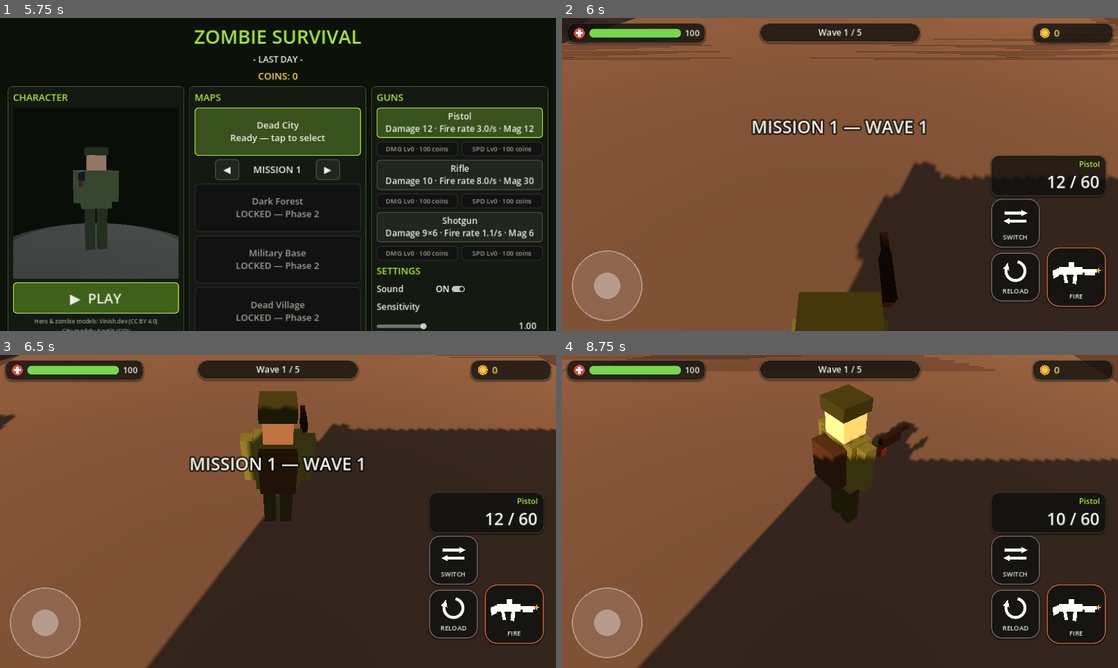
Above: before the commit, frames 1-4 (two rows, left to right).
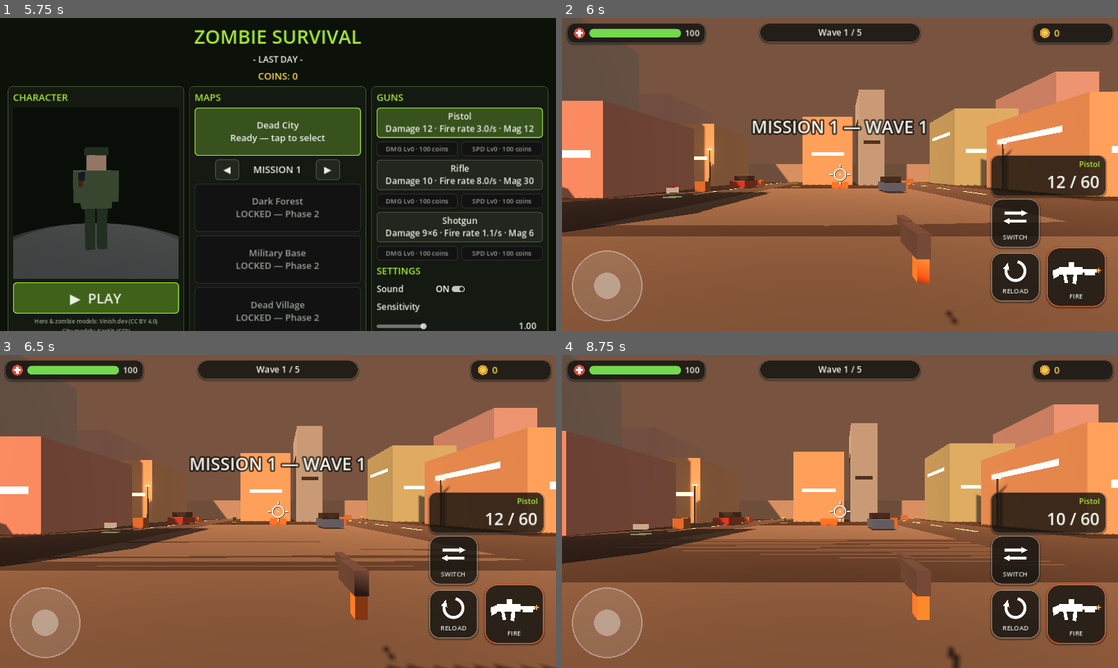
Above: after the commit, the same moments.

Repository: yousafj-dev/zombie-survival-game
Game: Godot game, scene res://scenes/title_screen.tscn
The game is run twice, just before and just after one commit, with the same random seed, the same clock (stepped at 60 frames per second) and the same inputs.
Inputs (mouse positions are in pixels of both pictures, inside the frame that each line leads up to):
- Up to frame 1 (5.75 s): move the mouse to (400, 158) at 0.52 s; hold Right 0.53-1.25 s; hold R 0.53-1.25 s; click (400, 158) at 0.67 s; tap Space at 0.77, 2.75, 3.77, 4.25 s; drag from (166, 190) to (250, 237) at 1.27 s; tap Enter at 2, 3.5, 5 s; move the mouse to (333, 105) at 2.02 s; hold Right 2.03-2.75 s; hold R 2.03-2.75 s; click (333, 105) at 2.17 s; drag from (250, 237) to (111, 127) at 2.77 s; move the mouse to (444, 221) at 3.52 s; hold Left 3.53-4.25 s; hold R 3.53-4.25 s; click (444, 221) at 3.67 s; drag from (111, 127) to (194, 96) at 4.27 s; move the mouse to (305, 174) at 5.02 s; hold Down from 5.03 s (still down); hold R from 5.03 s (still down); click (305, 174) at 5.17 s
- Up to frame 2 (6 s): release Down at 5.75 s; release R at 5.75 s; click "▶ PLAY" at 5.75 s
- Up to frame 3 (6.5 s): no input
- Up to frame 4 (8.75 s): click "RELOAD" at 6.5 s; click "FIRE" at 7.25 s; tap Space at 8 s; drag from (606, 624) to (728, 527) at 8.02 s

Frame 1 is identical in both runs. In frame 2, 50% of the frame differs, in the area x 0-100%, y 0-100%; in frame 3, 60%; in frame 4, 62%.

Commit message:
First-person conversion: eye-level camera, gun viewmodel, touch look, crosshair + aim assist

Diff:
--- a/scenes/player.tscn
+++ b/scenes/player.tscn
@@ -200,9 +200,8 @@
 transform = Transform3D(1, 0, 0, 0, 1, 0, 0, 0, 1, 0.3, 1.4, -0.6)
 
 [node name="CameraPivot" type="Node3D" parent="."]
-top_level = true
+transform = Transform3D(1, 0, 0, 0, 1, 0, 0, 0, 1, 0, 1.62, 0)
 
 [node name="Camera3D" type="Camera3D" parent="CameraPivot"]
-transform = Transform3D(1, 0, 0, 0, 0.629, 0.777, 0, -0.777, 0.629, 0, 2.9, 2.25)
 current = true
-fov = 65.0
+fov = 70.0
--- a/scripts/hud.gd
+++ b/scripts/hud.gd
@@ -21,6 +21,8 @@
 @onready var _switch_button: Button = $SwitchButton
 
 var _player: Node
+var _look_touch: int = -1 # touch index currently driving the view
+var _look_mouse: bool = false # mouse drag currently driving the view
 var _result_backdrop: ColorRect
 var _result_panel: CenterContainer
 var _result_title: Label
@@ -147,6 +149,27 @@
 		draw_rect(Rect2(c - Vector2(0.09, 0.27) * s, Vector2(0.18, 0.54) * s), col)
 		draw_rect(Rect2(c - Vector2(0.27, 0.09) * s, Vector2(0.54, 0.18) * s), col)
 
+## Centre-screen crosshair for first-person aiming: a dot, a ring and
+## four ticks, drawn twice (dark shadow pass, then white) so it reads
+## over bright streets and dark corners alike.
+class CrosshairPainter extends Control:
+	func _init() -> void:
+		mouse_filter = Control.MOUSE_FILTER_IGNORE
+
+	func _draw() -> void:
+		var c := size * 0.5
+		for pass_i in 2:
+			var col := Color(0, 0, 0, 0.55) if pass_i == 0 else Color(1, 1, 1, 0.92)
+			var off := Vector2(1, 1) if pass_i == 0 else Vector2.ZERO
+			var w := 3.0 if pass_i == 0 else 2.0
+			draw_arc(c + off, 13.0, 0.0, TAU, 40, col, w, true)
+			# Four ticks, just outside the ring.
+			draw_line(c + off + Vector2(0, -23), c + off + Vector2(0, -16.5), col, w, true)
+			draw_line(c + off + Vector2(0, 16.5), c + off + Vector2(0, 23), col, w, true)
+			draw_line(c + off + Vector2(-23, 0), c + off + Vector2(-16.5, 0), col, w, true)
+			draw_line(c + off + Vector2(16.5, 0), c + off + Vector2(23, 0), col, w, true)
+		draw_circle(c, 2.4, Color(1, 1, 1, 0.95))
+
 # --- lifecycle ---------------------------------------------------------------
 
 func _ready() -> void:
@@ -175,6 +198,47 @@
 	_fire_button.button_up.connect(func() -> void: _player.set_firing(false))
 	_reload_button.pressed.connect(func() -> void: _player.reload())
 	_switch_button.pressed.connect(func() -> void: _player.switch_weapon())
+
+# --- look input (first person) ----------------------------------------------
+## Dragging a finger on the right half of the screen — anywhere that is
+## not a button or the joystick — turns the player's view. The joystick
+## (left) and the FIRE / RELOAD / SWITCH buttons keep their own touches;
+## their rects are excluded here so a look drag never starts on them.
+## Mouse drags work the same way for desktop testing.
+
+func _input(event: InputEvent) -> void:
+	if _player == null or not is_instance_valid(_player):
+		return
+	var width := get_viewport().get_visible_rect().size.x
+	if event is InputEventScreenTouch:
+		var t := event as InputEventScreenTouch
+		if t.pressed:
+			if _look_touch == -1 and t.position.x >= width * 0.4 and not _in_controls(t.position):
+				_look_touch = t.index
+		elif t.index == _look_touch:
+			_look_touch = -1
+	elif event is InputEventScreenDrag:
+		var d := event as InputEventScreenDrag
+		if d.index == _look_touch:
+			_player.add_look_input(d.relative)
+	elif event is InputEventMouseButton:
+		var mb := event as InputEventMouseButton
+		if mb.button_index == MOUSE_BUTTON_LEFT:
+			if mb.pressed:
+				if mb.position.x >= width * 0.4 and not _in_controls(mb.position):
+					_look_mouse = true
+			else:
+				_look_mouse = false
+	elif event is InputEventMouseMotion:
+		var mm := event as InputEventMouseMotion
+		if _look_mouse:
+			_player.add_look_input(mm.relative)
+
+func _in_controls(p: Vector2) -> bool:
+	for c in [_joystick, _fire_button, _reload_button, _switch_button]:
+		if c != null and (c as Control).get_global_rect().has_point(p):
+			return true
+	return false
 
 func _process(_delta: float) -> void:
 	if is_instance_valid(_player):
@@ -507,6 +571,16 @@
 	_boss_bar.visible = false
 	add_child(_boss_bar)
 
+	# Crosshair first, so the hit marker (added next) draws on top of it.
+	var crosshair := CrosshairPainter.new()
+	crosshair.name = "Crosshair"
+	crosshair.set_anchors_preset(Control.PRESET_CENTER)
+	crosshair.offset_left = -32.0
+	crosshair.offset_top = -32.0
+	crosshair.offset_right = 32.0
+	crosshair.offset_bottom = 32.0
+	add_child(crosshair)
+
 	_hit_marker = Label.new()
 	_hit_marker.name = "HitMarker"
 	_hit_marker.set_anchors_preset(Control.PRESET_CENTER)
--- a/scripts/player.gd
+++ b/scripts/player.gd
@@ -1,13 +1,20 @@
 extends CharacterBody3D
 
-## Player controller (Phase 1 skeleton).
+## Player controller — FIRST PERSON (look-fix round 3).
+## - The camera sits at eye height (1.62 m) inside the player: yaw is
+##   the player body's rotation, pitch is the CameraPivot's rotation.
+##   You see what the soldier sees — no camera above the head.
 ## - Movement comes from the HUD virtual joystick via set_move_input()
-##   (keyboard WASD works too, for desktop testing in the editor).
-## - The camera rig is top-level: it follows the player from a fixed
-##   south/above angle and does NOT rotate with the player mesh.
-## - Firing is auto-aim: the nearest zombie inside weapon range is hit,
-##   with a physics raycast so walls block shots.
-## - Touch look / free camera is a later step.
+##   and is relative to the look direction (keyboard WASD works too,
+##   arrow keys turn/pitch the view, for desktop testing).
+## - Look comes from the HUD: dragging on the right half of the screen
+##   calls add_look_input() with the drag delta in pixels.
+## - The equipped gun is a viewmodel attached to the camera (bottom
+##   right); the soldier body itself is hidden during gameplay so it
+##   can never block the view. The lobby showcase is a separate scene
+##   and still shows the full body.
+## - Firing is a hitscan ray from the camera centre (the crosshair),
+##   with a small aim-assist cone that snaps a near-miss onto a zombie.
 
 signal health_changed(current: int, maximum: int)
 signal ammo_changed(magazine: int, reserve: int)
@@ -35,46 +42,74 @@
 # grip sits in his right hand (identity left it sideways).
 const GUN_MOUNT_ROTATION := Vector3(-0.0647, 3.0508, 0.6645)
 
+## First-person tuning.
+const EYE_HEIGHT := 1.62 # metres — matches the CameraPivot in the scene
+const LOOK_SPEED := 0.0026 # radians of turn per pixel of drag (x sensitivity)
+const PITCH_LIMIT := 1.047 # ±60 degrees
+const ASSIST_CONE := 0.061 # ~3.5 degrees of aim assist around the crosshair
+## The gun viewmodel hangs off the camera here — right of centre,
+## angled in toward the crosshair, clear of the HUD button cluster
+## (which owns the bottom-right corner on mobile).
+const VM_POSITION := Vector3(0.22, -0.20, -0.62)
+const VM_SCALE := 0.55
+## Muzzle-flash light position inside each gun model's local space
+## (just past the barrel tip).
+const VM_FLASH_POS := {
+	"pistol": Vector3(0, 0.07, -0.42),
+	"rifle": Vector3(0, 0.05, -0.95),
+	"shotgun": Vector3(0, 0.06, -0.9),
+}
+
 @export var max_health: int = 100
 @export var move_speed: float = 5.0
 @export var turn_speed: float = 10.0
 
 var health: int
 var move_input: Vector2 = Vector2.ZERO
+
+## View direction in radians. Yaw turns the whole body; pitch tilts
+## only the camera pivot. Public so the HUD/tests can drive them.
+var look_yaw: float = 0.0
+var look_pitch: float = 0.0
 
 var _weapon_index: int = 0
 var _mag_ammo: Dictionary = {}     # weapon id -> rounds in magazine
 var _reserve_ammo: Dictionary = {} # weapon id -> spare rounds
 var _fire_cooldown: float = 0.0
 var _reload_left: float = 0.0
+var _reload_total: float = 1.0
 var _firing: bool = false
 var _dead: bool = false
 var _sensitivity: float = 1.0
 var _flash_left: float = 0.0
+var _flash: OmniLight3D = null # the CURRENT gun's viewmodel flash
 var _shot_player: AudioStreamPlayer3D
 var _reload_player: AudioStreamPlayer3D
 var _wdata: Dictionary = {} # weapon id -> stats with lobby upgrades applied
 var _anim: AnimationPlayer
 var _shot_age: float = 99.0 # seconds since the last shot (drives the aim pose)
+var _vm_root: Node3D
+var _vm_guns: Dictionary = {}    # weapon id -> viewmodel gun node
+var _vm_flashes: Dictionary = {} # weapon id -> viewmodel flash light
+var _bob_phase: float = 0.0
+var _bob_amount: float = 0.0
 
 @onready var _body: Node3D = $Body
-@onready var _flash: OmniLight3D = $Body/GunMount/MuzzleFlash
 @onready var _guns: Dictionary = {
 	"pistol": $Body/GunMount/PistolModel,
 	"rifle": $Body/GunMount/RifleModel,
 	"shotgun": $Body/GunMount/ShotgunModel,
 }
 @onready var _camera_pivot: Node3D = $CameraPivot
-@onready var _muzzle: Marker3D = $Muzzle
+@onready var _camera: Camera3D = $CameraPivot/Camera3D
 
 func _ready() -> void:
 	add_to_group("player")
-	# Camera angle is set in code on purpose: the fixed follow camera must
-	# pitch DOWN ~51 degrees at the player. (A transposed basis in the scene
-	# file once pitched it up at the sky and shipped an empty screen.)
-	var cam := _camera_pivot.get_node("Camera3D") as Camera3D
-	cam.rotation_degrees = Vector3(-51, 0, 0)
-	cam.current = true
+	# First person: the camera is a child at eye height and starts
+	# looking straight ahead along the body's facing.
+	_camera.current = true
+	look_yaw = rotation.y
+	_apply_look()
 	health = max_health
 	for id in Weapons.ORDER:
 		_wdata[id] = Weapons.get_upgraded(id)
@@ -90,7 +125,12 @@
 	_reload_player.stream = SfxGen.reload_click()
 	add_child(_reload_player)
 	_load_settings()
+	_build_viewmodel()
 	_load_hero()
+	# The soldier's own body must never block the eye-level view, so
+	# the whole Body (hero model + in-hand gun) stays hidden in play.
+	# The lobby showcase is a different scene and is unaffected.
+	_body.visible = false
 	_update_gun_visibility()
 	_emit_weapon_signals()
 
@@ -107,6 +147,92 @@
 		# so the choice holds even if the game scene is entered directly.
 		AudioServer.set_bus_mute(0, not bool(cfg.get_value("settings", "sound", true)))
 
+# --- look ------------------------------------------------------------------
+
+## Called by the HUD with a screen-drag delta in pixels (and by tests).
+## Dragging right turns right; dragging up looks up. Sensitivity is the
+## player's Settings value.
+func add_look_input(delta_px: Vector2) -> void:
+	if _dead:
+		return
+	look_yaw -= delta_px.x * LOOK_SPEED * _sensitivity
+	look_pitch = clampf(look_pitch - delta_px.y * LOOK_SPEED * _sensitivity, -PITCH_LIMIT, PITCH_LIMIT)
+	_apply_look()
+
+func _apply_look() -> void:
+	rotation.y = look_yaw
+	if _camera_pivot != null:
+		_camera_pivot.rotation.x = look_pitch
+
+# --- gun viewmodel -----------------------------------------------------------
+## Duplicates of the three gun models hang off the camera, bottom-right,
+## barrels forward (-Z is the camera's forward). Each carries its own
+## muzzle-flash light at the barrel tip. Switching weapons swaps which
+## viewmodel is visible; _flash always points at the current one.
+
+func _build_viewmodel() -> void:
+	_vm_root = Node3D.new()
+	_vm_root.name = "ViewModel"
+	_vm_root.position = VM_POSITION
+	_vm_root.scale = Vector3.ONE * VM_SCALE
+	_camera.add_child(_vm_root)
+	for id in Weapons.ORDER:
+		var dup := (_guns[id] as Node3D).duplicate() as Node3D
+		dup.name = str(id) + "ViewModel"
+		dup.visible = false
+		# The dusk scene light leaves the dark gunmetal nearly black;
+		# the viewmodel gets brightened copies of the gun materials so
+		# the gun reads clearly in the player's hands.
+		_brighten_viewmodel(dup)
+		_vm_root.add_child(dup)
+		_vm_guns[id] = dup
+		var flash := OmniLight3D.new()
+		flash.name = "ViewMuzzleFlash"
+		flash.position = VM_FLASH_POS[id]
+		flash.light_color = Color(1, 0.62, 0.25, 1)
+		flash.light_energy = 3.0
+		flash.omni_range = 3.5
+		flash.visible = false
+		dup.add_child(flash)
+		_vm_flashes[id] = flash
+
+## Gives every mesh in a viewmodel gun a brightened duplicate of its
+## material (the originals stay untouched for the hidden body guns).
+func _brighten_viewmodel(root: Node) -> void:
+	var stack: Array = [root]
+	while not stack.is_empty():
+		var n: Node = stack.pop_back()
+		if n is MeshInstance3D:
+			var mi := n as MeshInstance3D
+			if mi.mesh != null:
+				for s in mi.mesh.get_surface_count():
+					var active := mi.get_active_material(s)
+					if active is StandardMaterial3D:
+						var m := (active as StandardMaterial3D).duplicate() as StandardMaterial3D
+						var c := m.albedo_color
+						m.albedo_color = Color(minf(1.0, c.r * 1.8), minf(1.0, c.g * 1.8), minf(1.0, c.b * 1.8), c.a)
+						mi.set_surface_override_material(s, m)
+		for c in n.get_children():
+			stack.append(c)
+
+## Gentle life for the viewmodel: a soft bob while moving and a quick
+## dip-and-return while a reload runs. Purely cosmetic.
+func _process(delta: float) -> void:
+	if _vm_root == null:
+		return
+	var moving := Vector2(velocity.x, velocity.z).length() > 0.4 and is_on_floor() and not _dead
+	_bob_amount = move_toward(_bob_amount, 1.0 if moving else 0.0, delta * 6.0)
+	if moving:
+		_bob_phase += delta * 9.0
+	var dip := 0.0
+	if _reload_left > 0.0 and _reload_total > 0.0:
+		dip = sin((1.0 - _reload_left / _reload_total) * PI)
+	_vm_root.position = VM_POSITION + Vector3(
+		cos(_bob_phase) * 0.007 * _bob_amount,
+		sin(_bob_phase * 2.0) * 0.011 * _bob_amount - dip * 0.16,
+		0.0)
+	_vm_root.rotation.x = -dip * 0.45
+
 # --- called by the HUD -------------------------------------------------
 
 func set_move_input(v: Vector2) -> void:
@@ -123,6 +249,7 @@
 	if _mag_ammo[id] >= int(data["magazine"]) or _reserve_ammo[id] <= 0:
 		return
 	_reload_left = float(data["reload_time"])
+	_reload_total = _reload_left
 
 func switch_weapon() -> void:
 	_weapon_index = (_weapon_index + 1) % Weapons.ORDER.size()
@@ -135,6 +262,10 @@
 	for key in _guns.keys():
 		var gun: Node3D = _guns[key]
 		gun.visible = str(key) == current
+	for key in _vm_guns.keys():
+		(_vm_guns[key] as Node3D).visible = str(key) == current
+	if _vm_flashes.has(current):
+		_flash = _vm_flashes[current]
 
 # --- combat ------------------------------------------------------------
 
@@ -173,8 +304,18 @@
 	if _dead:
 		return
 
-	# Camera rig follows from a fixed angle (twin-stick style).
-	_camera_pivot.global_position = _camera_pivot.global_position.lerp(global_position, 1.0 - pow(0.0001, delta))
+	_apply_look()
+
+	# Desktop testing: arrow keys turn / tilt the view.
+	if Input.is_physical_key_pressed(KEY_LEFT):
+		look_yaw += 2.0 * delta
+	if Input.is_physical_key_pressed(KEY_RIGHT):
+		look_yaw -= 2.0 * delta
+	if Input.is_physical_key_pressed(KEY_UP):
+		look_pitch = clampf(look_pitch + 1.2 * delta, -PITCH_LIMIT, PITCH_LIMIT)
+	if Input.is_physical_key_pressed(KEY_DOWN):
+		look_pitch = clampf(look_pitch - 1.2 * delta, -PITCH_LIMIT, PITCH_LIMIT)
+	_apply_look()
 
 	# Input: joystick first, keyboard fallback for editor testing.
 	var input_vec := move_input
@@ -185,13 +326,14 @@
 	if Input.is_physical_key_pressed(KEY_R):
 		reload()
 
-	var direction := Vector3(input_vec.x, 0.0, input_vec.y)
+	# Movement is relative to where the player is looking: joystick up
+	# walks toward the crosshair, sideways strafes. (The basis carries
+	# yaw only — pitch lives on the camera pivot.)
+	var direction := transform.basis * Vector3(input_vec.x, 0.0, input_vec.y)
+	direction.y = 0.0
 	if direction.length() > 0.05:
 		velocity.x = direction.x * move_speed
 		velocity.z = direction.z * move_speed
-		# The model is built facing -Z, so yaw must map -Z onto the move dir.
-		var target_yaw := atan2(-direction.x, -direction.z)
-		rotation.y = lerp_angle(rotation.y, target_yaw, turn_speed * _sensitivity * delta)
 	else:
 		velocity.x = move_toward(velocity.x, 0.0, move_speed)
 		velocity.z = move_toward(velocity.z, 0.0, move_speed)
@@ -205,7 +347,7 @@
 	# Muzzle flash timer.
 	if _flash_left > 0.0:
 		_flash_left -= delta
-		if _flash_left <= 0.0:
+		if _flash_left <= 0.0 and _flash != null:
 			_flash.visible = false
 
 	# Weapon timers.
@@ -219,15 +361,14 @@
 	if wants_fire:
 		_try_fire()
 
-	# Hero animation: run while moving, aim pose just after a shot,
-	# idle otherwise.
+	# Hero animation: run while moving, idle otherwise. (The body is
+	# hidden in first person, but the state stays correct — and the
+	# lobby/tests can still read it.)
 	_shot_age += delta
 	if _anim != null:
 		var clip := "Idle"
 		if Vector2(velocity.x, velocity.z).length() > 0.4:
 			clip = "Run"
-		elif _shot_age < 0.35:
-			clip = "Idle"
 		_play_clip(clip)
 
 func _try_fire() -> void:
@@ -241,38 +382,69 @@
 	_fire_cooldown = 1.0 / float(data["fire_rate"])
 	_mag_ammo[id] -= 1
 	ammo_changed.emit(_mag_ammo[id], _reserve_ammo[id])
-	_flash.visible = true
+	if _flash != null:
+		_flash.visible = true
 	_flash_left = 0.05
 	_shot_player.play()
 	_shot_age = 0.0
 
-	var target := _find_target(float(data["range"]))
-	if target == null:
-		return
-	# One raycast per pellet, from chest height toward the target's chest.
-	var from := _muzzle.global_position
-	var target_pos: Vector3 = target.global_position + Vector3.UP * 1.2
+	# Hitscan from the camera centre — what the crosshair touches is
+	# what gets shot. Walls block the ray (World is in the mask).
+	var from := _camera.global_position
+	var basis := _camera.global_transform.basis
+	var fwd := -basis.z
+	var range := float(data["range"])
+	var pellets := int(data["pellets"])
+	var space := get_world_3d().direct_space_state
 	var any_hit := false
-	for i in int(data["pellets"]):
-		var spread := Vector3(randf_range(-0.4, 0.4), randf_range(-0.2, 0.2), randf_range(-0.4, 0.4)) if int(data["pellets"]) > 1 else Vector3.ZERO
-		var query := PhysicsRayQueryParameters3D.create(from, target_pos + spread)
+	for i in pellets:
+		var dir := fwd
+		if pellets > 1:
+			# Shotgun spread: a small random cone around the crosshair.
+			dir = (fwd + basis.x * randf_range(-0.05, 0.05) + basis.y * randf_range(-0.05, 0.05)).normalized()
+		var query := PhysicsRayQueryParameters3D.create(from, from + dir * range)
 		query.collision_mask = 0b0101 # World (1) + Zombie layer (bit 3 = 4)
-		var hit := get_world_3d().direct_space_state.intersect_ray(query)
-		if not hit.is_empty() and hit.collider == target:
+		var hit := space.intersect_ray(query)
+		if not hit.is_empty() and (hit.collider as Node).is_in_group("zombie"):
+			(hit.collider as Node).take_damage(int(data["damage"]))
 			any_hit = true
-			target.take_damage(int(data["damage"]))
+	if not any_hit and pellets == 1:
+		# Aim assist: a zombie whose chest sits inside a small cone
+		# around the crosshair (and is actually visible from here)
+		# takes the hit — thumb aiming needs the help.
+		var assisted := _aim_assist(from, fwd, range, space)
+		if assisted != null:
+			assisted.take_damage(int(data["damage"]))
+			any_hit = true
 	if any_hit:
 		hit_landed.emit()
 
-func _find_target(max_range: float) -> Node3D:
-	var best: Node3D = null
-	var best_dist := max_range
+## The nearest-to-crosshair zombie inside the assist cone, with a
+## clear line of sight from the camera. Null when there is none.
+func _aim_assist(from: Vector3, fwd: Vector3, range: float, space: PhysicsDirectSpaceState3D) -> Node:
+	var best: Node = null
+	var best_ang := ASSIST_CONE
 	for z in get_tree().get_nodes_in_group("zombie"):
-		if not is_instance_valid(z):
+		if not is_instance_valid(z) or bool(z.get("_dead")):
 			continue
-		var d := global_position.distance_to(z.global_position)
-		if d < best_dist:
-			best_dist = d
+		# Aim point: the spot on the zombie's body axis level with the
+		# camera (bounded to the body) — the cone measures how close
+		# the crosshair ray passes to the zombie itself, so plain
+		# eye-height drop over distance never eats the whole cone.
+		var aim_y := clampf(EYE_HEIGHT, 0.5, 1.6)
+		var chest: Vector3 = (z as Node3D).global_position + Vector3(0.0, aim_y, 0.0)
+		var to := chest - from
+		var dist := to.length()
+		if dist > range or dist < 0.01:
+			continue
+		var ang := fwd.angle_to(to / dist)
+		if ang >= best_ang:
+			continue
+		var query := PhysicsRayQueryParameters3D.create(from, chest)
+		query.collision_mask = 0b0101
+		var hit := space.intersect_ray(query)
+		if not hit.is_empty() and hit.collider == z:
+			best_ang = ang
 			best = z
 	return best
 
@@ -288,11 +460,11 @@
 
 # --- hero model ----------------------------------------------------------
 
-## Instances the soldier hero under Body, hides the placeholder body
-## parts, and moves the gun mount into the hero's right hand bone so
-## the gun follows the hand animation.
-## If the model file is missing, the placeholder body stays and the
-## game plays exactly as before.
+## Instances the soldier hero under Body and moves the gun mount into
+## the hero's right hand bone. The body is hidden during first-person
+## play (see _ready), but the model + animation state stay loaded so
+## nothing else changes. If the model file is missing, the game plays
+## exactly as before (in first person the body is never seen anyway).
 func _load_hero() -> void:
 	var inst := ModelUtil.load_model(HERO_PATH)
 	if inst == null:
